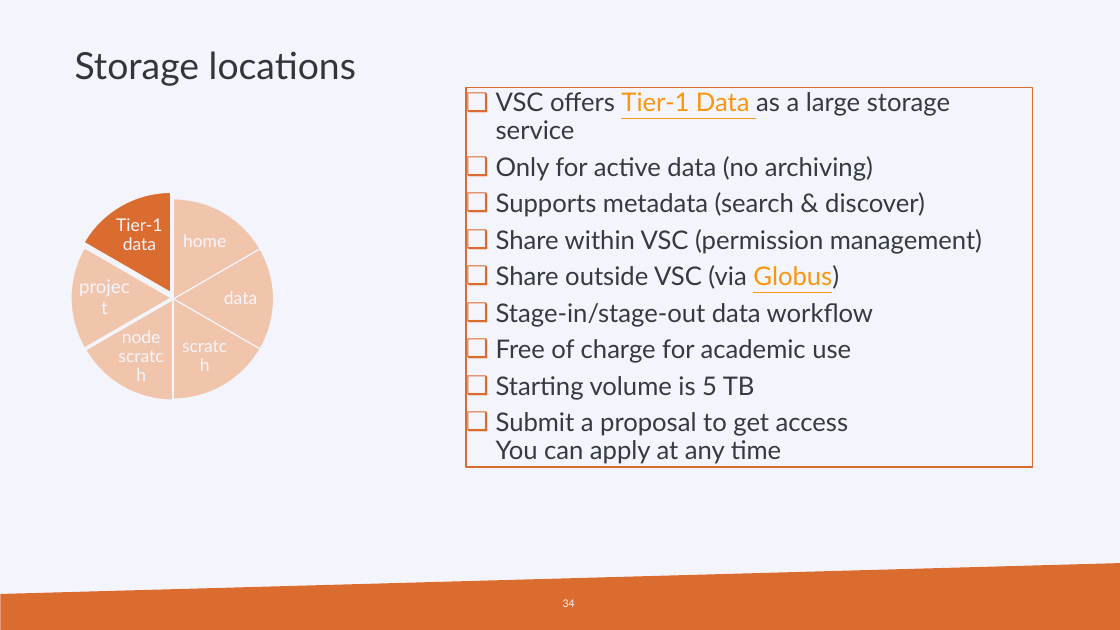
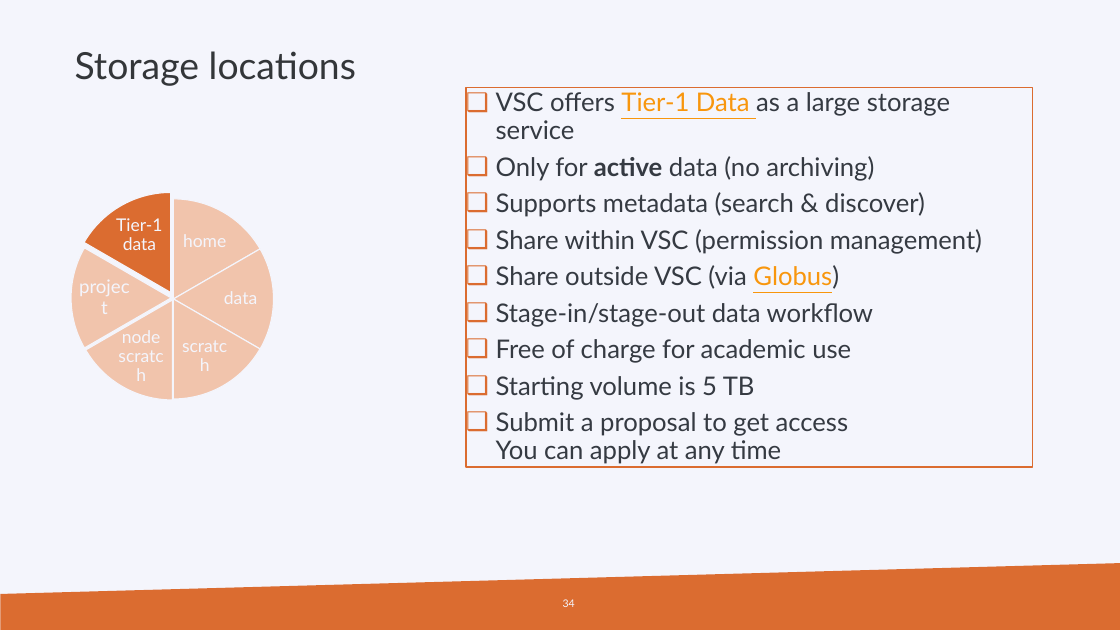
Before and after one commit to hpcleuven/HPC-intro, a slide deck: slide 34 of HPCintro.pptx. Drawn at 1120x630 pixels with LibreOffice and Linux fonts; fonts in the diff are those of the drawing; background and template pictures are left out. Boxes give left, top, right and bottom in pixels: in the first picture for what was removed or moved away, otherwise in the second. Text is boxed around its words. In the diff, an @@ line names an element or a change of style, - is before the commit and + after.

```diff
--- a/HPCintro.pptx
+++ b/HPCintro.pptx
@@ text at [496, 156, 874, 181]: bold on in "active" @@
```
Also in this commit, not shown: 14 other slides changed, 1 slide added, 2 slides removed.
